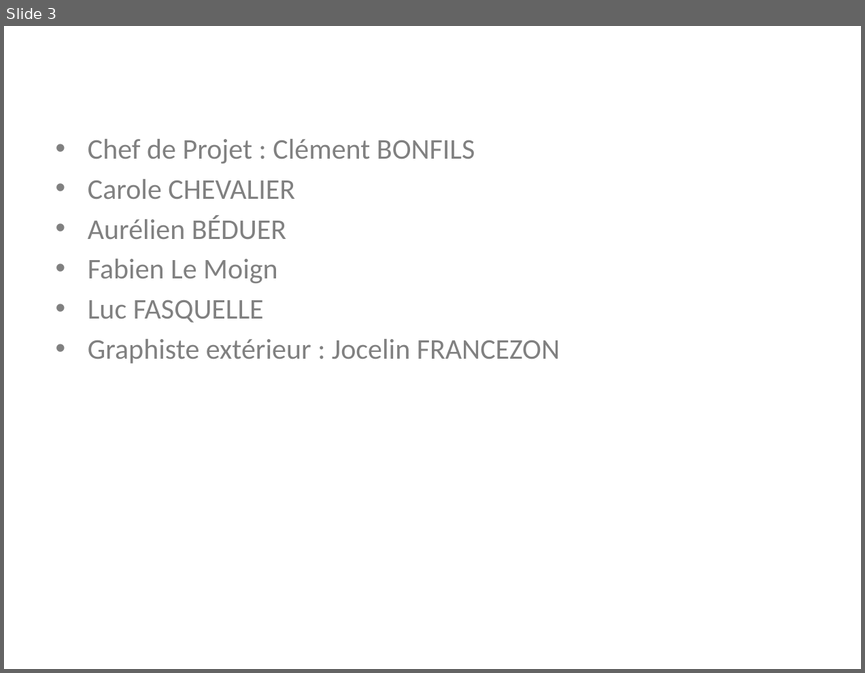
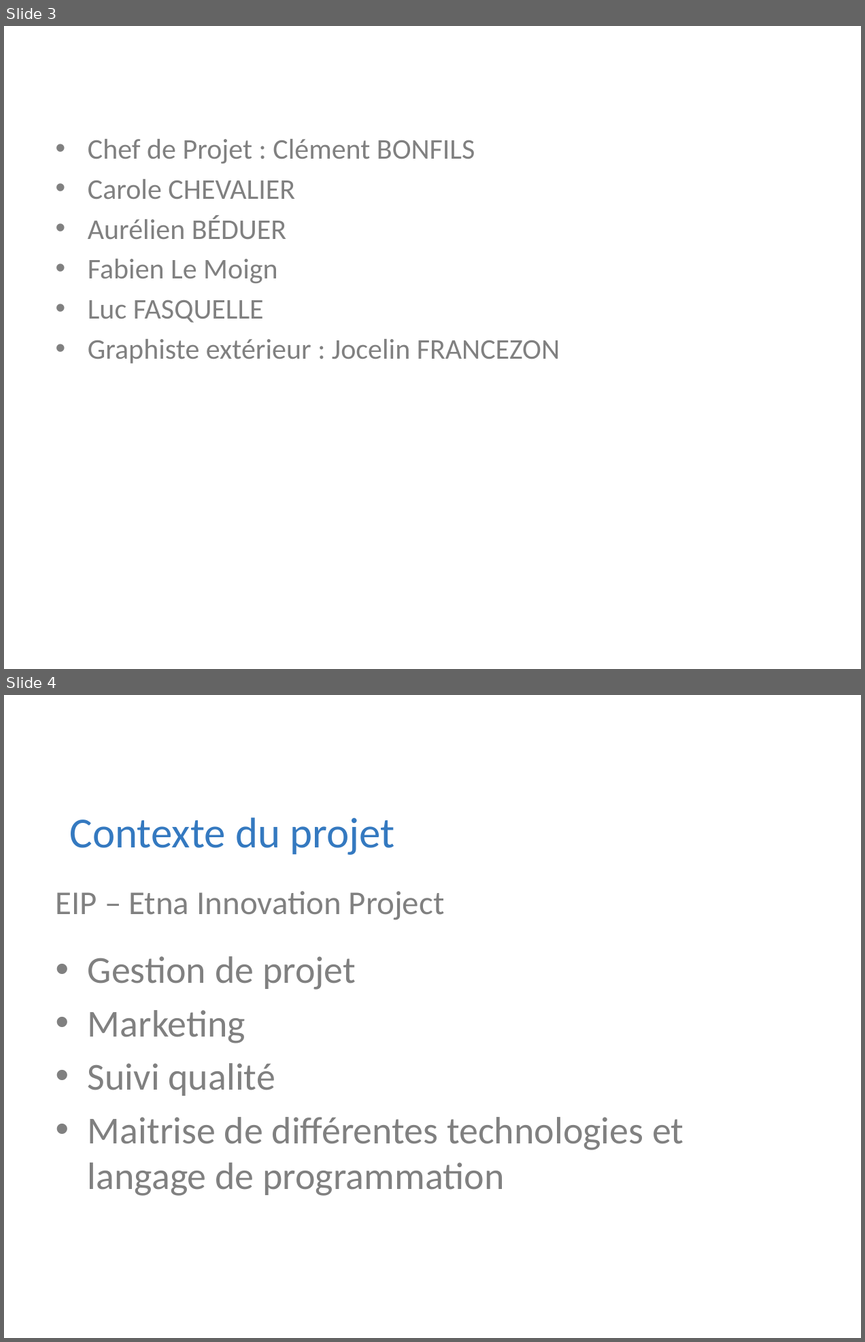
Before and after one commit to Riges/eip-silverlight, a slide deck: Docs/eip 10.09.11/myNETwork.pptx. Shown one above the other, each under a label of ours: slide 3 before the commit, slides 3 and 4 after it. The pictures are 865x673 and 865x1342 pixels, drawn with LibreOffice and Linux fonts; fonts in the diff are those of the drawing; background and template pictures are left out. Boxes give left, top, right and bottom in pixels: in the first picture for what was removed or moved away, otherwise in the second. Text is boxed around its words. In the diff, an @@ line names an element or a change of style, - is before the commit and + after.

```diff
--- a/Docs/eip 10.09.11/myNETwork.pptx
+++ b/Docs/eip 10.09.11/myNETwork.pptx
@@ slide 4 added at (4,695,861,1338), background picture (left out) @@
@@ title added at (47,709,818,768), 44 pt, text #FFFFFF @@
+Introduction
@@ text added at (70,817,394,855), 36 pt, text #3479C0 @@
+Contexte du projet
@@ text added at (56,891,444,920), 28 pt, text #808080 @@
+EIP – Etna Innovation Project
@@ text added at (88,956,683,1195), 32 pt, text #808080 @@
+• Gestion de projet
+• Marketing
+• Suivi qualité
+• Maitrise de différentes technologies et langage de programmation
```
Also in this commit, not shown: 3 slides changed, 2 other slides added, 3 slides removed.
